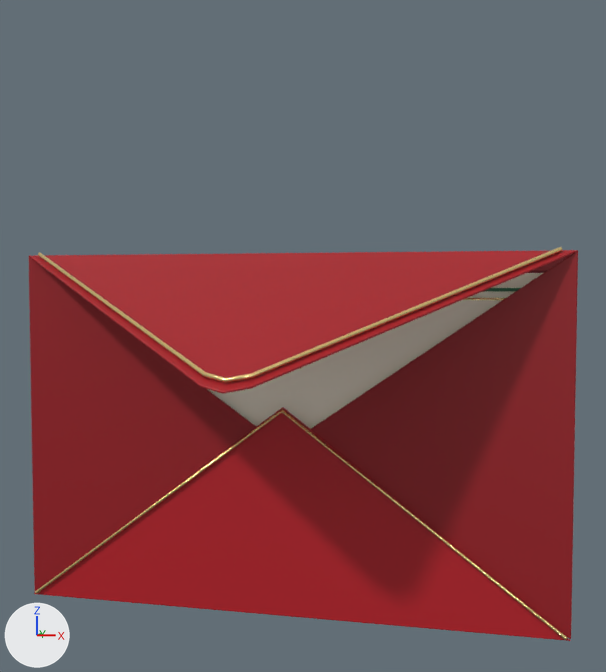
What one commit did to the Blender file models/christmas-envelope/envelope.blend.
Before and after are seen from a 50 mm lens placed at (1.16, -4.68, 0.84), pointed at (0.21, -0.46, 0.6). The axes (+X, +Y, +Z) are drawn at lower left. The lights are the same throughout. The picture after the commit comes second. Both versions are drawn at frame 35 of the action 'Open_Flap'; the numbers are the values there.

Objects in the first picture: 'Flap', 'FlapTrim', 'LetterPaper', 'PocketBottom', 'PocketLeft', 'PocketRight', 'PocketTrim' and 3 more.
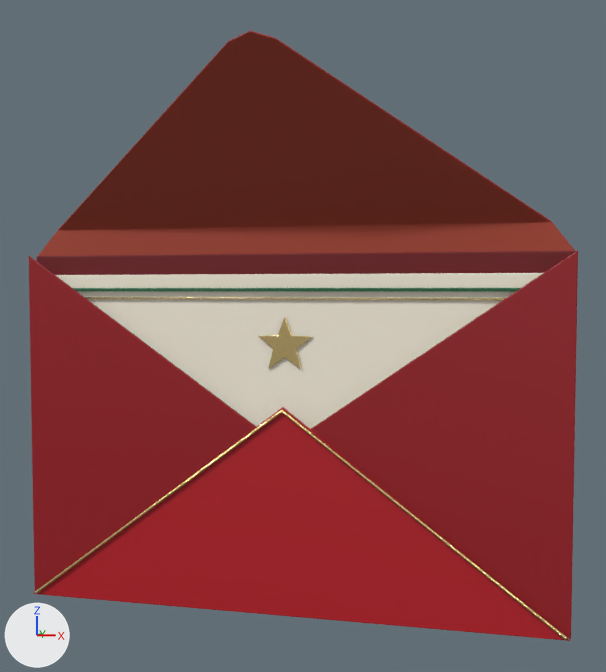
Edits to the bpy script that builds the scene:
```text
Add mat_warmlining:
    mat_warmlining = principled_material('WarmLining')
    mat_warmlining.base_color = (0.337, 0.0497, 0.0262)  # red #9d3f2d
    mat_warmlining.roughness = 0.85
Change me_flap:
    used by ob_flap; parent = ob_envelope; location = (0.0, 0.015, 0.979); rotation_euler = (-1.033, 0.0, 0.0), in degrees (-59, 0, 0)
    remove me_flap.from_pydata(...)  # 10 vertices, 7 faces; spans x -1.6..1.6, y -0.08..-0.07, z -1.29..0.0
    add me_flap.from_pydata(...)  # 14 vertices, 11 faces; spans x -1.6..1.6, y -0.14..0.01, z -1.29..0.0
    me_flap part 1: the whole mesh is rebuilt
    add me_flap.materials.append(mat_warmlining)  # red #9d3f2d
Change ob_flap:
    ob_flap.location: (0.0, 0.015, 0.979) -> (0.0, 0.073, 1.044)
    ob_flap.rotation_euler: (-1.033, 0.0, 0.0) -> (-2.409, 0.0, 0.0)  # degrees (-59, 0, 0) -> degrees (-138, 0, 0)
Change ob_flaptrim:
    ob_flaptrim.matrix_parent_inverse: Matrix(((1.0, 0.0, 0.0, 0.0), (0.0, 1.0, 0.0, -0.015), (0.0, 0.0, 1.0, -1.05), (0.0, 0.0, 0.0, 1.0))) -> Matrix(((1.0, 0.0, 0.0, 0.0), (0.0, 1.0, 0.0, -0.073), (0.0, 0.0, 1.0, -1.044), (0.0, 0.0, 0.0, 1.0)))
```

Where the change shows, as pixel boxes [x1, y1, x2, y2] in the pictures (606 x 672 px):
'Flap', reshaped, moved, turned
    before: [29, 250, 577, 394]
    after: [38, 31, 575, 256]
'FlapTrim', moved, turned (not visible afterwards)
    before: [38, 247, 562, 383]
'LetterPaper', unchanged, uncovered by the edit
    before: [207, 273, 543, 429]
    after: [56, 273, 543, 429]
'Back', unchanged, uncovered by the edit
    before: [527, 254, 571, 273]
    after: [37, 251, 576, 275]
